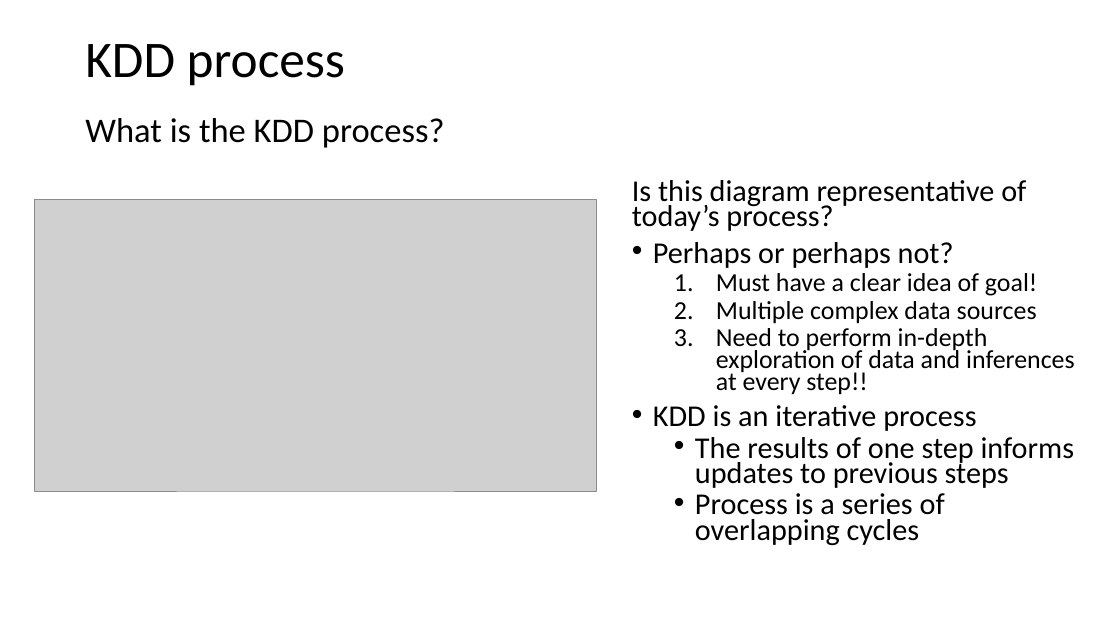
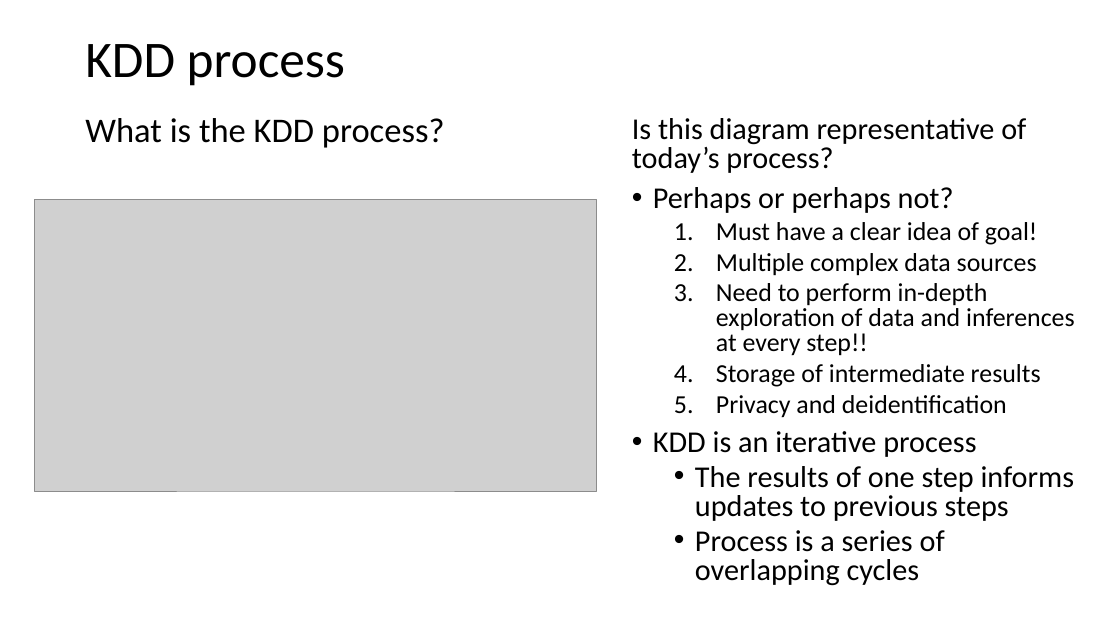
Before and after one commit to harelgabainew/school1, a slide deck: slide 6 of slides/1_Introduction.pptx. Drawn at 1120x630 pixels with LibreOffice and Linux fonts; fonts in the diff are those of the drawing; grey boxes stand for pictures. Boxes give left, top, right and bottom in pixels: in the first picture for what was removed or moved away, otherwise in the second. Text is boxed around its words. In the diff, an @@ line names an element or a change of style, - is before the commit and + after.

```diff
--- a/slides/1_Introduction.pptx
+++ b/slides/1_Introduction.pptx
@@ text "Is this diagram representative of ...": place and size @@
-text "Is this diagram representative of ..." at (632,180,1075,546)
+text "Is this diagram representative of ..." at (632,118,1075,586)
@@ text at (632,118,1075,586): line spacing 0.7 to 0.8 @@
@@ text at (716,364,1041,418): paragraphs added @@
+  4. Storage of intermediate results
+  5. Privacy and deidentification
```
Also in this commit, not shown: 2 other slides changed.
